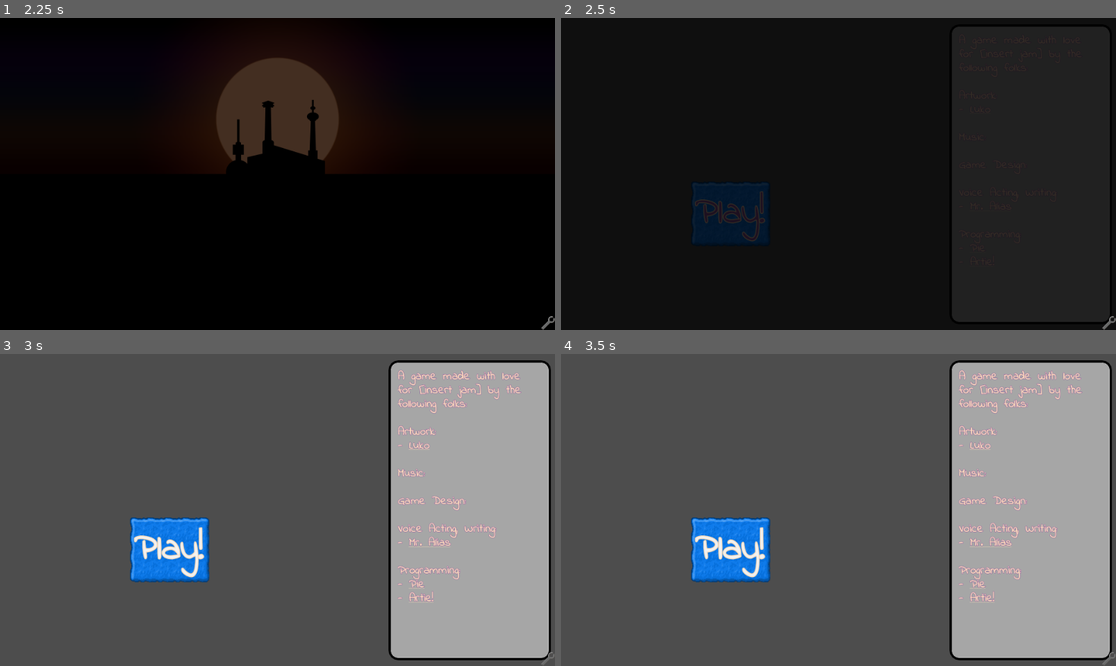
Above: before the commit, frames 1-4 (two rows, left to right).
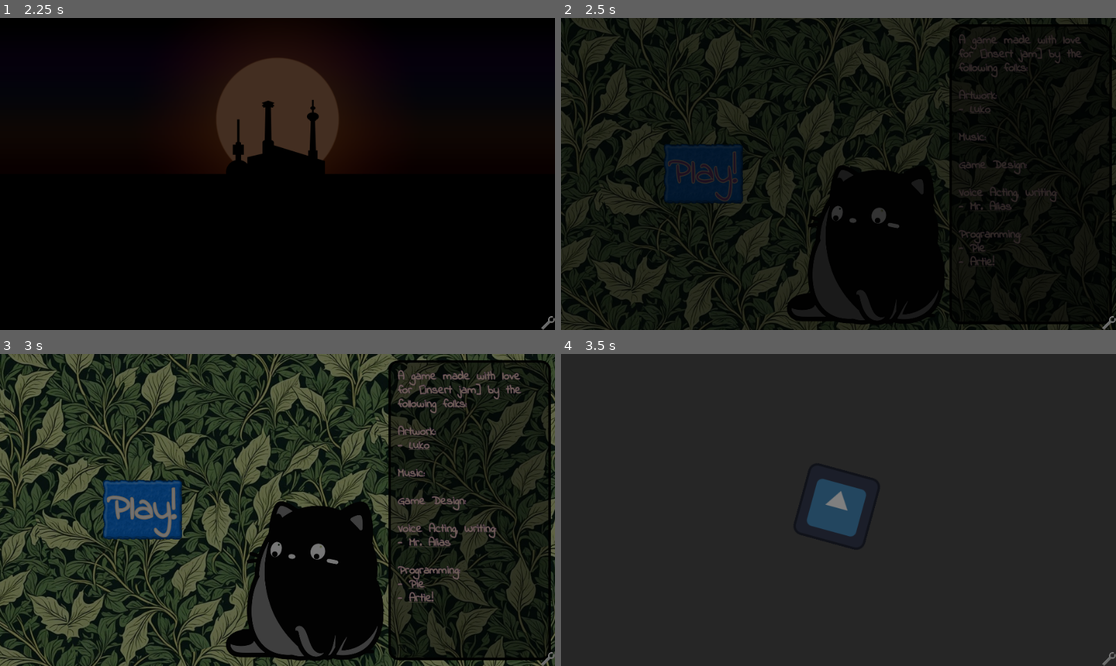
Above: after the commit, the same moments.

Repository: bcmpinc/dubious-template
Game: Godot game, scene res://Branding/Title.tscn
Same seed, same stepped clock (60 frames per second), same inputs: the game is played once before the commit and once after it. The engine's default icon, where the game draws it, is replaced by a stand-in: a white triangle on a blue panel in a dark square. Sound files missing from this copy of the repository are replaced by a short silence.
Inputs:
- Up to frame 1 (2.25 s): tap Enter at 0.5 s
- Up to frame 2 (2.5 s): no input
- Up to frame 3 (3 s): click "Play!" at 2.75 s
- Up to frame 4 (3.5 s): no input

Frame 1 is identical in both runs. In frame 2, 27% of the frame differs, in the area x 0-100%, y 0-100%; in frame 3, 86%; in frame 4, 100%.
Error before the commit: Parse Error: Identifier "Sfx" not declared in the current scope. (res://Menu/Menu.gd:20)

Commit message:
Tweakses

Diff:
--- a/Global/Global.gd
+++ b/Global/Global.gd
@@ -41,6 +41,8 @@
 		click()
 		settings_visible(false)
 	)
+	AudioServer.set_bus_volume_db(AudioServer.get_bus_index("SFX"), linear_to_db(%SoundSlider.value))
+	AudioServer.set_bus_volume_db(AudioServer.get_bus_index("Music"), linear_to_db(%MusicSlider.value))
 
 # For button noises
 func click():
--- a/Global/Global.tscn
+++ b/Global/Global.tscn
@@ -220,7 +220,7 @@
 size_flags_vertical = 4
 max_value = 1.0
 step = 0.05
-value = 1.0
+value = 0.6
 
 [node name="CloseButton" type="Button" parent="Settings/VBoxContainer"]
 unique_name_in_owner = true
--- a/Global/UI/theme.tres
+++ b/Global/UI/theme.tres
@@ -83,7 +83,7 @@
 content_margin_top = 8.0
 content_margin_right = 8.0
 content_margin_bottom = 8.0
-bg_color = Color(1, 1, 1, 0.501961)
+bg_color = Color(0, 0, 0, 0.501961)
 border_width_left = 4
 border_width_top = 4
 border_width_right = 4
--- a/Menu/Menu.gd
+++ b/Menu/Menu.gd
@@ -4,17 +4,11 @@
 
 # Called when the node enters the scene tree for the first time.
 func _ready():
+	Global.music.stream = load("res://Menu/copyright-free-background-music-216517.mp3")
 	ResourceLoader.load_threaded_request(game, "PackedScene")
-
 
 func _on_button_pressed():
 	Global.change_scene_to_file(game)
 
-
 func _on_rich_text_label_meta_clicked(meta):
 	OS.shell_open(meta)
-
-
-func _on_sfx_slider_value_changed(value: float) -> void:
-	AudioServer.set_bus_volume_db(AudioServer.get_bus_index("SFX"), linear_to_db(value))
-	Sfx.click()
--- a/Menu/Menu.tscn
+++ b/Menu/Menu.tscn
@@ -1,7 +1,9 @@
-[gd_scene load_steps=5 format=3 uid="uid://bl7y2f3jrlhq3"]
+[gd_scene load_steps=7 format=3 uid="uid://bl7y2f3jrlhq3"]
 
 [ext_resource type="Shader" path="res://Menu/Menu.gdshader" id="1_g6hds"]
+[ext_resource type="Texture2D" uid="uid://wafqk3kleohn" path="res://Menu/leaves-8724660_640.jpg" id="2_rfvgw"]
 [ext_resource type="Script" path="res://Menu/Menu.gd" id="3_psqow"]
+[ext_resource type="Texture2D" uid="uid://cxelf535oafv7" path="res://Menu/cat-8863536_640.png" id="4_t7t41"]
 
 [sub_resource type="ShaderMaterial" id="ShaderMaterial_d23pp"]
 shader = ExtResource("1_g6hds")
@@ -22,26 +24,22 @@
 anchor_bottom = 1.0
 grow_horizontal = 2
 grow_vertical = 2
+texture = ExtResource("2_rfvgw")
+expand_mode = 1
 stretch_mode = 1
 script = ExtResource("3_psqow")
-game = "res://main.tscn"
-
-[node name="TextureRect" type="TextureRect" parent="."]
-layout_mode = 0
-offset_left = 56.0
-offset_top = 116.0
-offset_right = 406.0
-offset_bottom = 319.0
-rotation = -0.221657
+game = "res://TheGame.tscn"
 
 [node name="Button" type="Button" parent="."]
-layout_mode = 0
-anchor_right = 0.034
-anchor_bottom = 0.105
-offset_left = 225.0
-offset_top = 283.0
-offset_right = 329.768
-offset_bottom = 338.035
+layout_mode = 1
+anchors_preset = 4
+anchor_top = 0.5
+anchor_bottom = 0.5
+offset_left = 178.0
+offset_top = -52.0
+offset_right = 315.36
+offset_bottom = 51.0
+grow_vertical = 2
 theme_override_colors/font_color = Color(0.564706, 0.309804, 0.627451, 1)
 theme_override_colors/font_outline_color = Color(0.972549, 0.858824, 0.729412, 1)
 theme_override_constants/outline_size = 6
@@ -99,6 +97,21 @@
 offset_right = 669.0
 offset_bottom = 540.0
 
-value = 1.0
+[node name="Cat-8863536640" type="TextureRect" parent="."]
+layout_mode = 1
+anchors_preset = 3
+anchor_left = 1.0
+anchor_top = 1.0
+anchor_right = 1.0
+anchor_bottom = 1.0
+offset_left = -589.0
+offset_top = -285.0
+offset_right = 51.0
+offset_bottom = 320.0
+grow_horizontal = 0
+grow_vertical = 0
+scale = Vector2(0.457025, 0.457025)
+texture = ExtResource("4_t7t41")
+
 [connection signal="pressed" from="Button" to="." method="_on_button_pressed"]
 [connection signal="meta_clicked" from="Credits/MarginContainer/RichTextLabel" to="." method="_on_rich_text_label_meta_clicked"]
--- a/TheGame.gd
+++ b/TheGame.gd
@@ -1,4 +1,4 @@
-extends Node2D
+extends Node
 
 # Called when the node enters the scene tree for the first time.
 func _ready():
--- a/TheGame.tscn
+++ b/TheGame.tscn
@@ -7,5 +7,5 @@
 script = ExtResource("1_t6nrw")
 
 [node name="Icon" type="Sprite2D" parent="."]
-position = Vector2(951, 510)
+position = Vector2(477, 264)
 texture = ExtResource("2_qva27")
